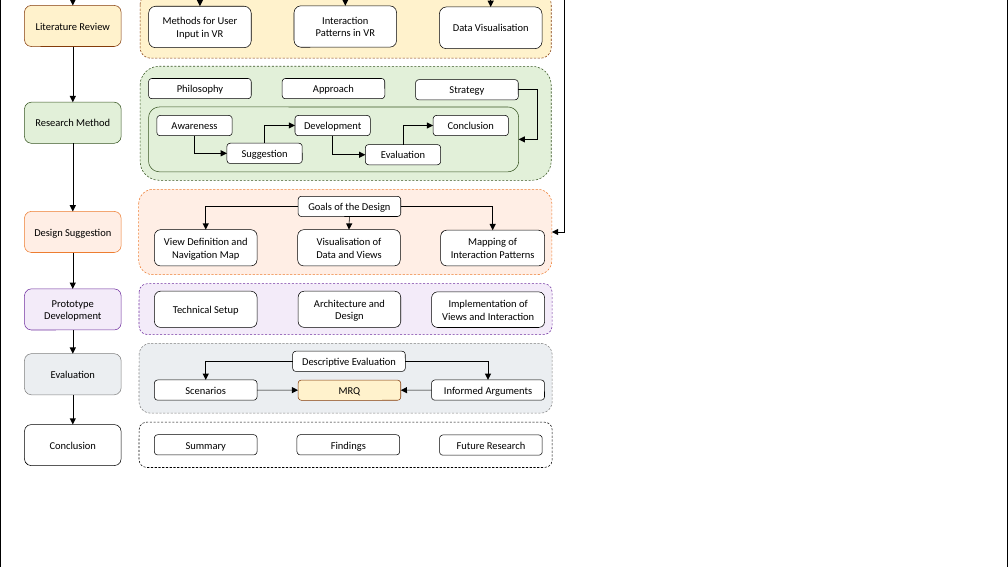
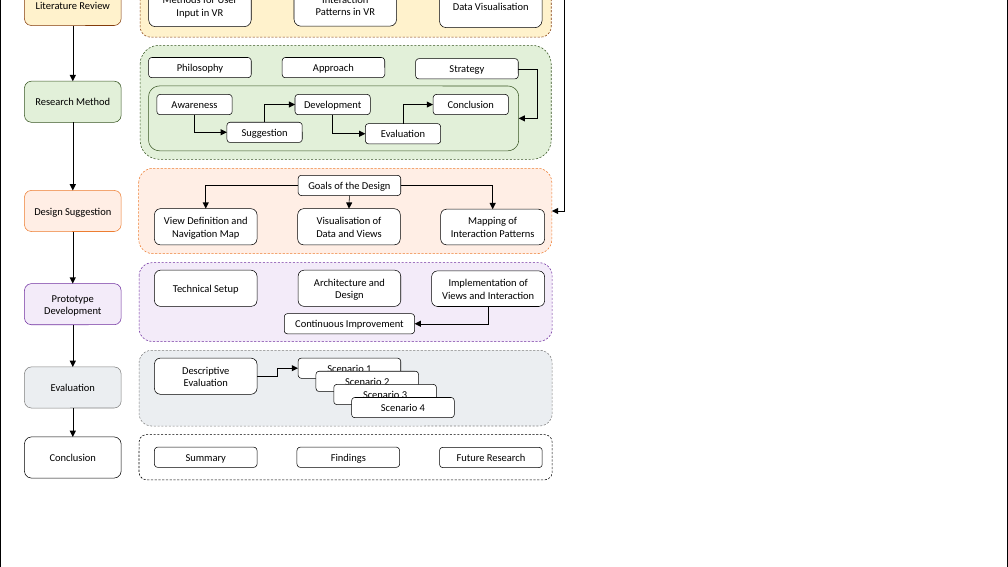
Before and after one commit to klingo/fhnw-mt-vr, a slide deck: slide 2 of 03_Figures/06_Introduction/ThesisMap.pptx. Drawn at 1008x567 pixels with LibreOffice and Linux fonts; fonts in the diff are those of the drawing. Boxes give left, top, right and bottom in pixels: in the first picture for what was removed or moved away, otherwise in the second. Text is boxed around its words. In the diff, an @@ line names an element or a change of style, - is before the commit and + after.

```diff
--- a/03_Figures/06_Introduction/ThesisMap.pptx
+++ b/03_Figures/06_Introduction/ThesisMap.pptx
@@ arrow removed from (73, 0) to (73, 5) @@
@@ elbow arrow removed from (305, 0) to (200, 6) @@
@@ elbow arrow removed from (371, 0) to (346, 6) @@
@@ elbow arrow removed from (438, 0) to (491, 7) @@
@@ elbow arrow moved from (504, 0) - (552, 232) to (504, 0) - (552, 211) @@
@@ 25 rounded rectangles, 7 elbow arrows, 3 arrows: place and size @@
-25 rounded rectangles, 7 elbow arrows, 3 arrows at [24,0,553,327]
+25 rounded rectangles, 7 elbow arrows, 3 arrows at [24,0,553,306]
@@ arrow moved from (73, 253) - (73, 289) to (73, 231) - (73, 284) @@
@@ rounded rectangle: place and size @@
-rounded rectangle at [139,284,553,334]
+rounded rectangle at [139,262,553,341]
@@ rounded rectangle "Prototype Development": place and size @@
-rounded rectangle "Prototype Development" at [24,289,121,330]
+rounded rectangle "Prototype Development" at [24,284,121,324]
@@ arrow moved from (73, 330) - (73, 354) to (73, 325) - (73, 367) @@
@@ rounded rectangle added at [284,314,414,334], fill #FFFFFF, outline #000000 0.5 pt, 10 pt, text #000000 @@
+Continuous Improvement
@@ elbow arrow moved from (405, 361) - (488, 380) to (488, 306) - (414, 324) @@
@@ rounded rectangle: place and size @@
-rounded rectangle at [139,343,553,413]
+rounded rectangle at [139,350,553,426]
@@ rounded rectangle "Descriptive Evaluation": place and size @@
-rounded rectangle "Descriptive Evaluation" at [293,352,405,372]
+rounded rectangle "Descriptive Evaluation" at [154,358,257,395]
@@ rounded rectangle "Scenario 1": place and size @@
-rounded rectangle "Scenario 1" at [154,380,257,401]
+rounded rectangle "Scenario 1" at [298,358,401,379]
@@ elbow arrow moved from (293, 361) - (206, 380) to (257, 377) - (298, 368) @@
@@ rounded rectangle removed at [298,380,401,401] @@
-MRQ
@@ rounded rectangle added at [316,371,419,392], fill #FFFFFF, outline #000000 0.5 pt, 10 pt, text #000000 @@
+Scenario 2
@@ text in rounded rectangle at [327,365,371,372]: text changed @@
-Scenarios
+Scenario 1
@@ rounded rectangle added at [334,384,437,405], fill #FFFFFF, outline #000000 0.5 pt, 10 pt, text #000000 @@
+Scenario 3
@@ rounded rectangle removed at [432,380,544,401] @@
-Informed Arguments
@@ 3 rounded rectangles, 1 arrow: place and size @@
-3 rounded rectangles, 1 arrow at [24,354,553,467]
+3 rounded rectangles, 1 arrow at [24,367,553,480]
@@ arrow removed from (257, 390) to (298, 390) @@
@@ rounded rectangle added at [352,398,454,418], fill #FFFFFF, outline #000000 0.5 pt, 10 pt, text #000000 @@
+Scenario 4
@@ arrow removed from (432, 390) to (401, 390) @@
@@ 3 rounded rectangles: place and size @@
-3 rounded rectangles at [24,425,400,466]
+3 rounded rectangles at [24,437,400,478]
```
Also in this commit, not shown: 1 other slide changed, 11 other files.
